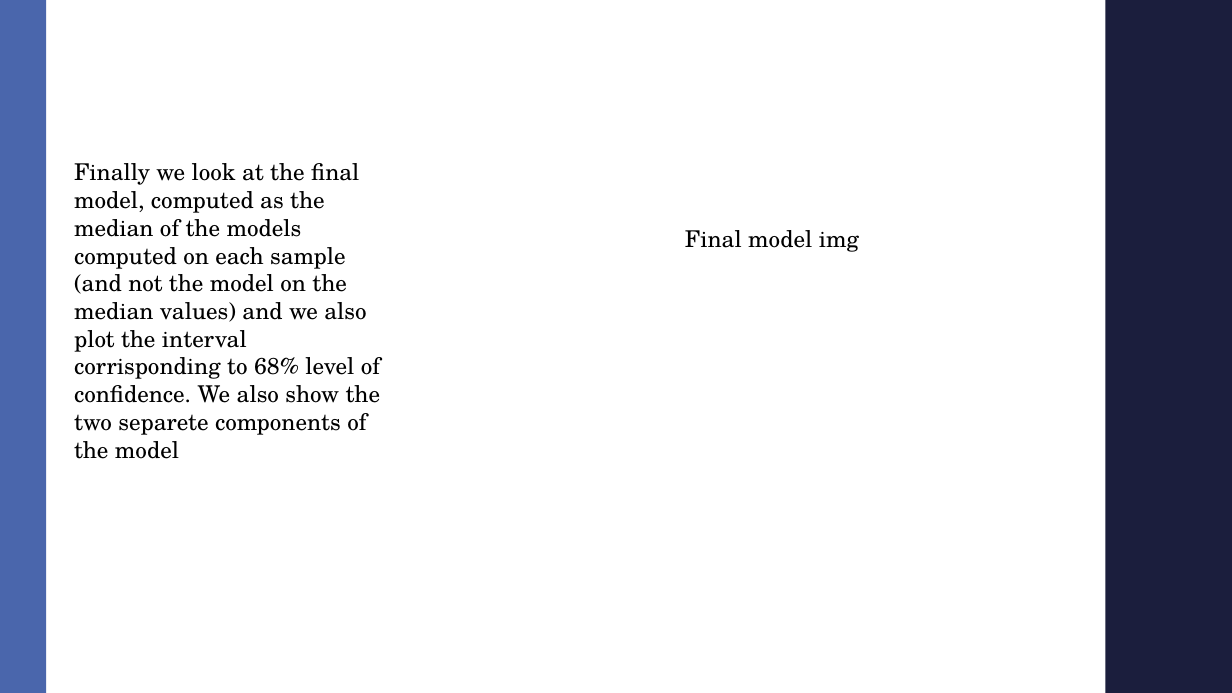
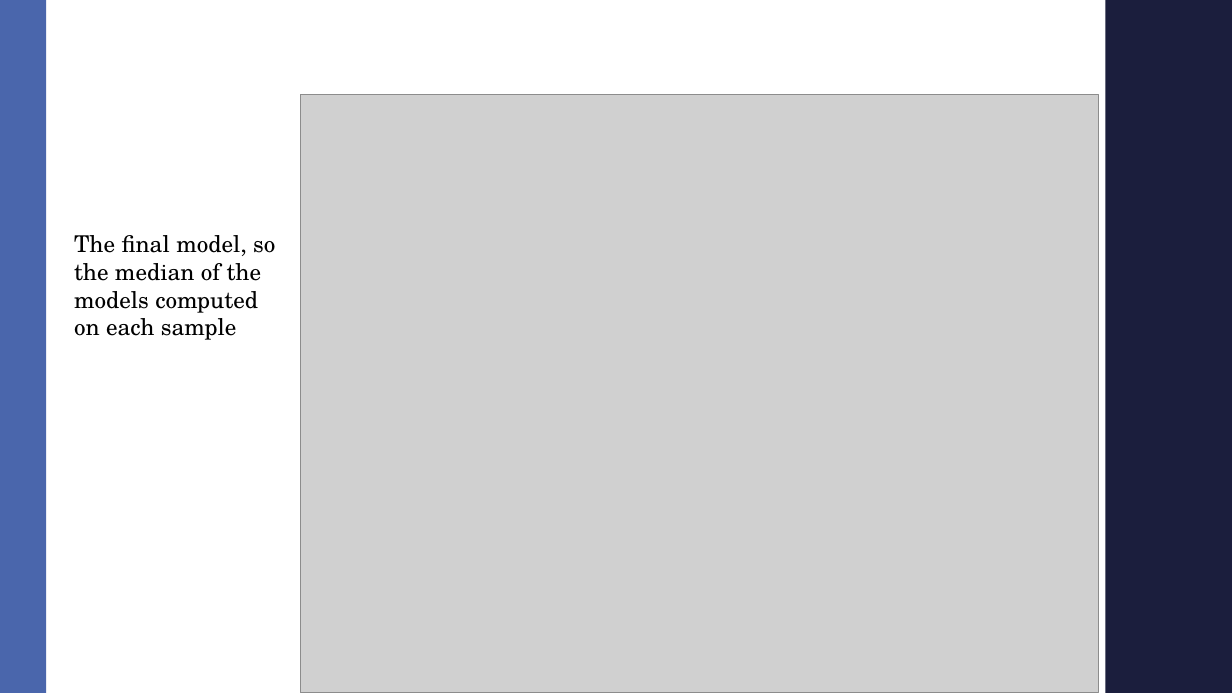
Before and after one commit to AndreaMarcone01/Bayesian_exam, a slide deck: slide 17 of Seminar.pptx (slide 18 before the commit). Drawn at 1232x693 pixels with LibreOffice and Linux fonts; fonts in the diff are those of the drawing; grey boxes stand for pictures; background and template pictures are left out. Boxes give left, top, right and bottom in pixels: in the first picture for what was removed or moved away, otherwise in the second. Text is boxed around its words. In the diff, an @@ line names an element or a change of style, - is before the commit and + after.

```diff
--- a/Seminar.pptx
+++ b/Seminar.pptx
@@ picture added at (300,94,1099,693) @@
@@ text at (74,235,275,340): text changed @@
-Finally we look at the final model, computed as the median of the models computed on each sample (and not the model on the median values) and we also plot the interval corrisponding to 68% level of confidence. We also show the two separete components of the model
+The final model, so the median of the models computed on each sample
@@ text removed at (685,230,859,252) @@
-Final model img
```
Also in this commit, not shown: 1 slide added, 2 slides removed.
